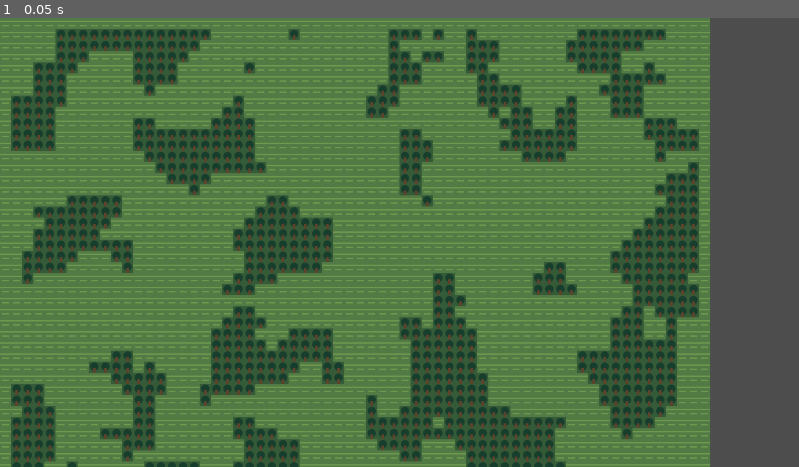
Above: before the commit, frame 1.
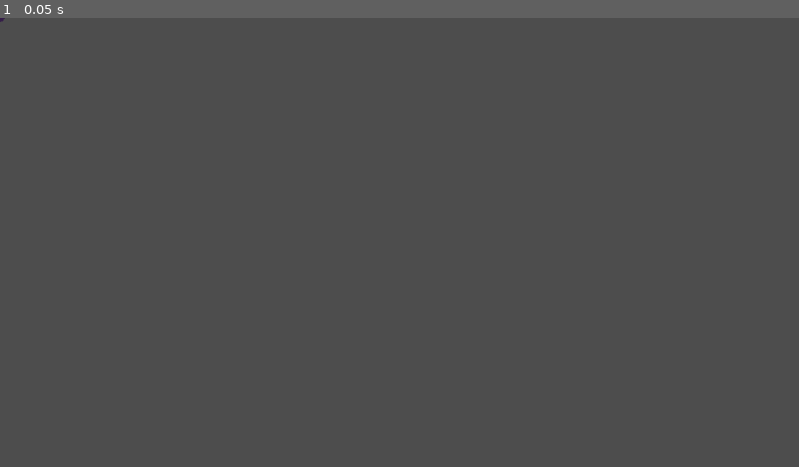
Above: after the commit, the same moment.

Repository: Navdra12/MonsterLineage
Game: Godot game, scene res://scenes/main.tscn
Same seed, same stepped clock (60 frames per second), same inputs: the game is played once before the commit and once after it.
Inputs:
- Up to frame 1 (0.05 s): no input

The runs differ from the first frame. In frame 1, 79% of the frame differs, in the area x 0-89%, y 0-100%.
Error after the commit: Parse Error: Only arrays can specify collection element types. (res://src/genetics/genome.gd:8)

Commit message:
feat: add player creature movement and survival controller

Diff:
--- a/project.godot
+++ b/project.godot
@@ -23,23 +23,23 @@
 
 move_up={
 "deadzone": 0.5,
-"events": []
+"events": [Object(InputEventKey,"physical_keycode":87), Object(InputEventKey,"physical_keycode":4194320)]
 }
 move_down={
 "deadzone": 0.5,
-"events": []
+"events": [Object(InputEventKey,"physical_keycode":83), Object(InputEventKey,"physical_keycode":4194322)]
 }
 move_left={
 "deadzone": 0.5,
-"events": []
+"events": [Object(InputEventKey,"physical_keycode":65), Object(InputEventKey,"physical_keycode":4194319)]
 }
 move_right={
 "deadzone": 0.5,
-"events": []
+"events": [Object(InputEventKey,"physical_keycode":68), Object(InputEventKey,"physical_keycode":4194321)]
 }
 slow_time={
 "deadzone": 0.5,
-"events": []
+"events": [Object(InputEventKey,"physical_keycode":4194325,"location":1)]
 }
 bite={
 "deadzone": 0.5,
--- /dev/null
+++ b/scenes/creature_actor.tscn
@@ -0,0 +1,23 @@
+[gd_scene load_steps=3 format=3]
+
+[ext_resource type="Script" path="res://src/creatures/creature_actor.gd" id="1_actor"]
+
+[sub_resource type="CircleShape2D" id="CircleShape_actor"]
+radius = 5.0
+
+[node name="CreatureActor" type="CharacterBody2D"]
+collision_layer = 4
+collision_mask = 1
+script = ExtResource("1_actor")
+
+[node name="Body" type="Polygon2D" parent="."]
+polygon = PackedVector2Array(-6, -3, -2, -6, 4, -5, 7, 0, 4, 5, -2, 6, -6, 3)
+color = Color(0.21, 0.12, 0.29, 1)
+
+[node name="CollisionShape2D" type="CollisionShape2D" parent="."]
+shape = SubResource("CircleShape_actor")
+
+[node name="Camera2D" type="Camera2D" parent="."]
+enabled = false
+position_smoothing_enabled = true
+position_smoothing_speed = 8.0
--- a/scenes/main.tscn
+++ b/scenes/main.tscn
@@ -1,9 +1,12 @@
-[gd_scene load_steps=3 format=3]
+[gd_scene load_steps=4 format=3]
 
 [ext_resource type="Script" path="res://src/game/main.gd" id="1_main"]
 [ext_resource type="PackedScene" path="res://scenes/world_view.tscn" id="2_world"]
+[ext_resource type="PackedScene" path="res://scenes/creature_actor.tscn" id="3_creature"]
 
 [node name="Main" type="Node"]
 script = ExtResource("1_main")
 
 [node name="WorldView" parent="." instance=ExtResource("2_world")]
+
+[node name="CreatureActor" parent="." instance=ExtResource("3_creature")]
--- /dev/null
+++ b/src/creatures/creature_actor.gd
@@ -0,0 +1,151 @@
+class_name CreatureActor
+extends CharacterBody2D
+## Scene/controller adapter for controller-independent CreatureState data.
+
+signal state_changed(creature_id: StringName)
+signal died(creature_id: StringName)
+signal entered_food(food_id: StringName)
+
+const CreatureStateData = preload("res://src/creatures/creature_state.gd")
+const ZoneStateData = preload("res://src/world/zone_state.gd")
+const BodyPlanData = preload("res://src/data/body_plan_def.gd")
+
+const CELL_SIZE := Vector2(16.0, 16.0)
+const BASE_MOVE_SPEED := 80.0
+const MOVEMENT_ENERGY_COST := 0.75
+const STARVATION_CONDITION_LOSS := 0.20
+const FOOD_ENERGY_FACTOR := 0.50
+const AGE_SPEED_MODIFIERS := {
+	&"hatchling": 0.65,
+	&"juvenile": 0.85,
+	&"adult": 1.0,
+}
+
+var state: CreatureStateData
+var zone: ZoneStateData
+var local_input_enabled := true
+var desired_direction := Vector2.ZERO
+
+var _body_plan: BodyPlanData
+var _death_emitted := false
+
+func bind_state(new_state: CreatureStateData) -> void:
+	state = new_state
+	_body_plan = _resolve_body_plan() if state != null else null
+	_death_emitted = false
+	_check_death()
+
+func bind_zone(new_zone: ZoneStateData) -> void:
+	zone = new_zone
+
+## Controllers other than local input can supply the same normalized movement intent.
+func set_move_direction(direction: Vector2) -> void:
+	desired_direction = direction.limit_length(1.0)
+
+func can_enter_cell(cell_type: StringName) -> bool:
+	if _body_plan == null:
+		return false
+	match cell_type:
+		&"forest_floor", &"burrow_floor":
+			return _has_capability(&"ground_move")
+		&"climbable_wall":
+			return _has_capability(&"wall_crawl")
+		&"small_gap":
+			return _body_plan.size_class <= 1 and _has_capability(&"small_gap")
+		&"tree_block", &"burrow_wall":
+			return false
+	return false
+
+func movement_speed() -> float:
+	if state == null or state.genome == null:
+		return 0.0
+	var genome_speed := maxf(state.genome.get_value(&"move_speed"), 0.0)
+	var age_modifier := float(AGE_SPEED_MODIFIERS.get(state.age_stage, 1.0))
+	return BASE_MOVE_SPEED * genome_speed * age_modifier * _leg_injury_modifier()
+
+func velocity_for_direction(direction: Vector2, delta: float) -> Vector2:
+	if state == null or state.condition <= 0.0:
+		return Vector2.ZERO
+	var intended_velocity := direction.limit_length(1.0) * movement_speed()
+	if zone != null and not intended_velocity.is_zero_approx():
+		if not can_enter_cell(_target_cell_type(intended_velocity, delta)):
+			return Vector2.ZERO
+	return intended_velocity
+
+func advance_survival(delta_seconds: float, is_moving: bool) -> void:
+	if state == null or state.genome == null or delta_seconds <= 0.0:
+		_check_death()
+		return
+	var metabolism := maxf(state.genome.get_value(&"metabolism"), 0.0)
+	state.needs.tick(delta_seconds, metabolism)
+	if is_moving:
+		state.needs.energy = clampf(
+			state.needs.energy - delta_seconds * metabolism * MOVEMENT_ENERGY_COST,
+			0.0,
+			100.0
+		)
+	if state.needs.hunger >= 90.0:
+		state.condition = clampf(
+			state.condition - delta_seconds * STARVATION_CONDITION_LOSS,
+			0.0,
+			100.0
+		)
+	state_changed.emit(state.creature_id)
+	_check_death()
+
+func consume_food(food_id: StringName, nutrition: float) -> void:
+	if state == null:
+		return
+	var useful_nutrition := maxf(nutrition, 0.0)
+	var context_tags: Array[StringName] = []
+	if state.needs.hunger >= 90.0:
+		context_tags.append(&"starvation_save")
+	state.needs.hunger = clampf(state.needs.hunger - useful_nutrition, 0.0, 100.0)
+	state.needs.energy = clampf(
+		state.needs.energy + useful_nutrition * FOOD_ENERGY_FACTOR,
+		0.0,
+		100.0
+	)
+	state.food_memory.record_food(food_id, useful_nutrition, context_tags)
+	entered_food.emit(food_id)
+	state_changed.emit(state.creature_id)
+
+func _physics_process(delta: float) -> void:
+	if local_input_enabled:
+		set_move_direction(Input.get_vector("move_left", "move_right", "move_up", "move_down"))
+	var intended_velocity := velocity_for_direction(desired_direction, delta)
+	advance_survival(delta, not intended_velocity.is_zero_approx())
+	if state == null or state.condition <= 0.0:
+		velocity = Vector2.ZERO
+		return
+	velocity = intended_velocity
+	move_and_slide()
+
+func _target_cell_type(intended_velocity: Vector2, delta: float) -> StringName:
+	var target_position := global_position + intended_velocity * maxf(delta, 0.0)
+	var cell := Vector2i(floori(target_position.x / CELL_SIZE.x), floori(target_position.y / CELL_SIZE.y))
+	return zone.cell_at(cell)
+
+func _resolve_body_plan() -> BodyPlanData:
+	if state.genome == null or state.genome.body_plan_id.is_empty():
+		return null
+	var resource_path := "res://content/body_plans/%s.tres" % state.genome.body_plan_id
+	if not ResourceLoader.exists(resource_path):
+		return null
+	return load(resource_path) as BodyPlanData
+
+func _has_capability(capability: StringName) -> bool:
+	return _body_plan != null and _body_plan.movement_capabilities.has(capability)
+
+func _leg_injury_modifier() -> float:
+	if state == null or not state.injuries.has_injury(&"legs"):
+		return 1.0
+	var injury := state.injuries.get_injury(&"legs")
+	var severity := float(injury.get(&"severity", 0.0))
+	return clampf(1.0 - severity * 0.60, 0.20, 1.0)
+
+func _check_death() -> void:
+	if state == null or _death_emitted or state.condition > 0.0:
+		return
+	_death_emitted = true
+	died.emit(state.creature_id)
--- a/src/game/main.gd
+++ b/src/game/main.gd
@@ -1,18 +1,45 @@
 extends Node
 
 const GameTimeData = preload("res://src/autoload/game_time.gd")
+const CreatureStateData = preload("res://src/creatures/creature_state.gd")
 const ZoneGeneratorData = preload("res://src/world/zone_generator.gd")
+const ZoneStateData = preload("res://src/world/zone_state.gd")
 const WorldViewData = preload("res://src/world/world_view.gd")
+const CreatureActorData = preload("res://src/creatures/creature_actor.gd")
+const PLAYER_SPIDER = preload("res://content/species/player_spider.tres")
+
+const CELL_SIZE := Vector2(16.0, 16.0)
 
 @onready var game_time: GameTimeData = get_node("/root/GameTime")
 @onready var world_view: WorldViewData = $WorldView
+@onready var creature_actor: CreatureActorData = $CreatureActor
+
+var zone: ZoneStateData
+var starting_creature: CreatureStateData
 
 func _ready() -> void:
-	var zone := ZoneGeneratorData.new().generate(424242, 64, 64)
+	zone = ZoneGeneratorData.new().generate(424242, 64, 64)
 	world_view.build_from_state(zone)
+	starting_creature = create_starting_creature()
+	creature_actor.bind_state(starting_creature)
+	creature_actor.bind_zone(zone)
+	creature_actor.position = cell_center(zone.spawn_points[&"player"])
+	creature_actor.get_node("Camera2D").enabled = true
+
+func create_starting_creature() -> CreatureStateData:
+	var creature := CreatureStateData.new()
+	creature.creature_id = &"creature_0001"
+	creature.species_id = PLAYER_SPIDER.id
+	creature.genome = PLAYER_SPIDER.base_genome.clone_genome()
+	creature.age_stage = &"hatchling"
+	return creature
+
+func cell_center(cell: Vector2i) -> Vector2:
+	return Vector2(cell) * CELL_SIZE + CELL_SIZE * 0.5
 
 func _process(_delta: float) -> void:
 	game_time.set_slowed(Input.is_action_pressed("slow_time"))
 
 func _exit_tree() -> void:
-	Engine.time_scale = 1.0
+	if is_instance_valid(game_time):
+		game_time.set_slowed(false)
--- a/tests/run_all.gd
+++ b/tests/run_all.gd
@@ -6,6 +6,7 @@
         preload("res://tests/test_genome.gd"),
         preload("res://tests/test_creature_state.gd"),
 	preload("res://tests/test_zone_generator.gd"),
+	preload("res://tests/test_ui_models.gd"),
 ]
 
 func _initialize() -> void:
@@ -28,6 +29,11 @@
                 suite.RngService = rng_service
                 if _has_property(suite, &"LocaleService"):
                         suite.LocaleService = locale_service
+                if _has_property(suite, &"RegisteredSuitePaths"):
+                        var suite_paths: Array[String] = []
+                        for registered_script: Script in SUITE_SCRIPTS:
+                                suite_paths.append(registered_script.resource_path)
+                        suite.RegisteredSuitePaths = suite_paths
                 suite.run()
                 for failure in suite.failures:
                         failures.append("%s: %s" % [suite_script.resource_path, failure])
--- /dev/null
+++ b/tests/test_ui_models.gd
@@ -0,0 +1,223 @@
+extends "res://tests/test_case.gd"
+
+const ACTOR_SCRIPT_PATH := "res://src/creatures/creature_actor.gd"
+const CreatureStateData = preload("res://src/creatures/creature_state.gd")
+const ZoneGeneratorData = preload("res://src/world/zone_generator.gd")
+const ZoneStateData = preload("res://src/world/zone_state.gd")
+const PLAYER_SPIDER = preload("res://content/species/player_spider.tres")
+const SCARABKIN = preload("res://content/species/scarabkin.tres")
+const MAIN_SCENE = preload("res://scenes/main.tscn")
+
+var RegisteredSuitePaths: Array[String] = []
+var _actor_script: Script
+var _actors: Array[Node] = []
+
+func run() -> void:
+	_test_existing_suites_remain_registered()
+	if not ResourceLoader.exists(ACTOR_SCRIPT_PATH):
+		assert_true(false, "Task 6 requires the CreatureActor controller adapter")
+		return
+	_actor_script = load(ACTOR_SCRIPT_PATH) as Script
+	if _actor_script == null or not _actor_script.can_instantiate():
+		assert_true(false, "CreatureActor must compile and instantiate")
+		return
+	_test_body_plan_capability_traversal()
+	_test_movement_uses_semantic_target_cells_and_normalized_direction()
+	_test_movement_speed_uses_genome_age_and_leg_injury()
+	_test_needs_progress_and_movement_costs_extra_energy()
+	_test_starvation_damages_condition()
+	_test_food_consumption_updates_needs_and_memory()
+	_test_starvation_food_memory_is_stronger()
+	_test_death_emits_once()
+	_test_creature_state_remains_controller_independent()
+	_test_main_spawns_an_individual_spider_at_the_semantic_spawn()
+	_test_required_input_bindings()
+	_free_actors()
+
+func _test_existing_suites_remain_registered() -> void:
+	var required: Array[String] = [
+		"res://tests/test_rng_service.gd",
+		"res://tests/test_localization_and_naming.gd",
+		"res://tests/test_genome.gd",
+		"res://tests/test_creature_state.gd",
+		"res://tests/test_zone_generator.gd",
+	]
+	for suite_path: String in required:
+		assert_true(RegisteredSuitePaths.has(suite_path), "full runner preserves suite %s" % suite_path)
+
+func _test_body_plan_capability_traversal() -> void:
+	var spider: Variant = _creature_from_species(PLAYER_SPIDER, &"spider_test", &"hatchling")
+	var spider_actor: Variant = _new_actor(spider)
+	for floor_type: StringName in [&"forest_floor", &"burrow_floor", &"climbable_wall", &"small_gap"]:
+		assert_true(spider_actor.can_enter_cell(floor_type), "hatchling spider enters %s" % floor_type)
+	for blocked_type: StringName in [&"tree_block", &"burrow_wall"]:
+		assert_true(not spider_actor.can_enter_cell(blocked_type), "spider cannot enter %s" % blocked_type)
+
+	var scarabkin: Variant = _creature_from_species(SCARABKIN, &"scarab_test", &"adult")
+	var scarab_actor: Variant = _new_actor(scarabkin)
+	assert_true(not scarab_actor.can_enter_cell(&"small_gap"), "scarabkin lacks the small-gap capability despite size class one")
+
+	var data_driven: Variant = _creature_from_species(PLAYER_SPIDER, &"data_driven", &"adult")
+	data_driven.species_id = &"not_a_spider_species"
+	var data_actor: Variant = _new_actor(data_driven)
+	assert_true(data_actor.can_enter_cell(&"climbable_wall"), "traversal follows body-plan data rather than species-name branching")
+
+func _test_movement_speed_uses_genome_age_and_leg_injury() -> void:
+	var creature: Variant = _creature_from_species(PLAYER_SPIDER, &"speed_test", &"adult")
+	var actor: Variant = _new_actor(creature)
+	var baseline: float = actor.movement_speed()
+	creature.genome.set_value(&"move_speed", 1.5)
+	var fast: float = actor.movement_speed()
+	assert_true(fast > baseline, "higher move_speed genome trait raises actor speed")
+	creature.age_stage = &"hatchling"
+	var hatchling: float = actor.movement_speed()
+	assert_true(hatchling < fast, "hatchling age modifier lowers movement speed")
+	creature.age_stage = &"adult"
+	var movement_effects: Array[StringName] = [&"impaired_movement"]
+	creature.injuries.set_injury(&"legs", 0.8, movement_effects)
+	assert_true(actor.movement_speed() < fast, "leg injury lowers movement speed")
+
+func _test_movement_uses_semantic_target_cells_and_normalized_direction() -> void:
+	var creature: Variant = _creature_from_species(PLAYER_SPIDER, &"semantic_mover", &"adult")
+	var actor: Variant = _new_actor(creature)
+	if not actor.has_method(&"velocity_for_direction"):
+		assert_true(false, "movement exposes the semantic velocity calculation used by physics")
+		return
+	var zone := ZoneStateData.new()
+	zone.resize(2, 2, &"forest_floor")
+	actor.bind_zone(zone)
+	actor.position = Vector2(8, 8)
+	var diagonal: Vector2 = actor.velocity_for_direction(Vector2(1, 1), 0.05)
+	assert_true(is_equal_approx(diagonal.length(), actor.movement_speed()), "directional movement is normalized")
+	zone.set_cell(Vector2i(1, 0), &"tree_block")
+	assert_eq(actor.velocity_for_direction(Vector2.RIGHT, 0.25), Vector2.ZERO, "semantic tree target blocks movement")
+	zone.set_cell(Vector2i(1, 0), &"climbable_wall")
+	assert_true(actor.velocity_for_direction(Vector2.RIGHT, 0.25).x > 0.0, "wall-crawl capability permits semantic climbable-wall movement")
+	zone.set_cell(Vector2i(1, 0), &"small_gap")
+	assert_true(actor.velocity_for_direction(Vector2.RIGHT, 0.25).x > 0.0, "small-gap capability permits semantic gap movement")
+
+func _test_needs_progress_and_movement_costs_extra_energy() -> void:
+	var resting: Variant = _creature_from_species(PLAYER_SPIDER, &"resting", &"adult")
+	var moving: Variant = _creature_from_species(PLAYER_SPIDER, &"moving", &"adult")
+	var resting_actor: Variant = _new_actor(resting)
+	var moving_actor: Variant = _new_actor(moving)
+	resting_actor.advance_survival(2.0, false)
+	moving_actor.advance_survival(2.0, true)
+	assert_true(resting.needs.hunger > 0.0, "physics survival progression raises hunger")
+	assert_true(resting.needs.energy < 100.0, "physics survival progression drains energy")
+	assert_true(moving.needs.energy < resting.needs.energy, "movement costs additional energy")
+
+func _test_starvation_damages_condition() -> void:
+	var creature: Variant = _creature_from_species(PLAYER_SPIDER, &"starving", &"adult")
+	creature.needs.hunger = 90.0
+	var actor: Variant = _new_actor(creature)
+	actor.advance_survival(3.0, false)
+	assert_true(creature.condition < 100.0, "hunger at or above ninety gradually damages condition")
+
+func _test_food_consumption_updates_needs_and_memory() -> void:
+	var creature: Variant = _creature_from_species(PLAYER_SPIDER, &"eater", &"adult")
+	creature.needs.hunger = 70.0
+	creature.needs.energy = 25.0
+	var actor: Variant = _new_actor(creature)
+	actor.consume_food(&"field_cricket", 12.0)
+	assert_eq(creature.needs.hunger, 58.0, "nutrition reduces hunger")
+	assert_true(creature.needs.energy > 25.0, "nutrition restores energy")
+	assert_eq(creature.food_memory.get_entry(&"field_cricket").exposure, 1, "eating records FoodMemory exposure")
+	assert_true(creature.food_memory.get_preference(&"field_cricket") > 0.0, "nutritious food records positive memory")
+
+func _test_starvation_food_memory_is_stronger() -> void:
+	var ordinary: Variant = _creature_from_species(PLAYER_SPIDER, &"ordinary_eater", &"adult")
+	var starving: Variant = _creature_from_species(PLAYER_SPIDER, &"starving_eater", &"adult")
+	ordinary.needs.hunger = 50.0
+	starving.needs.hunger = 95.0
+	var ordinary_actor: Variant = _new_actor(ordinary)
+	var starving_actor: Variant = _new_actor(starving)
+	ordinary_actor.consume_food(&"field_cricket", 5.0)
+	starving_actor.consume_food(&"field_cricket", 5.0)
+	assert_true(starving.food_memory.get_preference(&"field_cricket") > ordinary.food_memory.get_preference(&"field_cricket"), "starvation-save eating produces stronger positive food memory")
+
+func _test_death_emits_once() -> void:
+	var creature: Variant = _creature_from_species(PLAYER_SPIDER, &"doomed", &"adult")
+	var actor: Variant = _new_actor(creature)
+	var observed: Dictionary = {&"count": 0, &"id": StringName()}
+	actor.died.connect(func(creature_id: StringName) -> void:
+		observed[&"count"] = int(observed[&"count"]) + 1
+		observed[&"id"] = creature_id
+	)
+	creature.condition = 0.0
+	actor.advance_survival(1.0, false)
+	actor.advance_survival(1.0, false)
+	assert_eq(observed[&"count"], 1, "death signal is not emitted repeatedly")
+	assert_eq(observed[&"id"], &"doomed", "death signal carries stable creature identity")
+
+func _test_creature_state_remains_controller_independent() -> void:
+	var creature := CreatureStateData.new()
+	var forbidden: Array[StringName] = [
+		&"player_number", &"player1", &"player2", &"peer_id", &"network_peer_id",
+		&"network_owner", &"input", &"camera", &"ui", &"controller", &"ownership",
+	]
+	var properties: Array[StringName] = []
+	for property: Dictionary in creature.get_property_list():
+		properties.append(property.name)
+	for property_name: StringName in forbidden:
+		assert_true(not properties.has(property_name), "CreatureState excludes controller/ownership field %s" % property_name)
+
+func _test_main_spawns_an_individual_spider_at_the_semantic_spawn() -> void:
+	var main: Variant = MAIN_SCENE.instantiate()
+	var actor: Variant = main.get_node_or_null("CreatureActor")
+	assert_true(actor != null, "Main instantiates one CreatureActor")
+	if not main.has_method(&"create_starting_creature") or not main.has_method(&"cell_center"):
+		assert_true(false, "Main exposes its pure starting-creature and spawn-coordinate composition")
+		main.free()
+		return
+	var creature: Variant = main.create_starting_creature()
+	if actor != null:
+		assert_eq(creature.creature_id, &"creature_0001", "spawned creature has stable controller-neutral identity")
+		assert_true(not String(creature.creature_id).contains("player"), "creature identity does not encode player ownership")
+		assert_eq(creature.species_id, &"player_spider", "spawned creature has stable species identity")
+		assert_eq(creature.age_stage, &"hatchling", "spawned creature starts as hatchling")
+		assert_true(creature.genome != PLAYER_SPIDER.base_genome, "spawn clones rather than mutating shared species genome")
+		var zone: Variant = ZoneGeneratorData.new().generate(424242, 64, 64)
+		var expected_position := Vector2(zone.spawn_points[&"player"] * 16) + Vector2(8, 8)
+		assert_eq(main.cell_center(zone.spawn_points[&"player"]), expected_position, "Main maps semantic spawn cells to 16x16 cell centers")
+	main.free()
+
+func _test_required_input_bindings() -> void:
+	_assert_action_keys(&"move_up", [KEY_W, KEY_UP])
+	_assert_action_keys(&"move_down", [KEY_S, KEY_DOWN])
+	_assert_action_keys(&"move_left", [KEY_A, KEY_LEFT])
+	_assert_action_keys(&"move_right", [KEY_D, KEY_RIGHT])
+	_assert_action_keys(&"slow_time", [KEY_SHIFT])
+	var left_shift_found := false
+	for event: InputEvent in InputMap.action_get_events(&"slow_time"):
+		if event is InputEventKey:
+			var key_event := event as InputEventKey
+			left_shift_found = left_shift_found or (key_event.physical_keycode == KEY_SHIFT and key_event.location == 1)
+	assert_true(left_shift_found, "slow_time is bound specifically to Left Shift")
+
+func _assert_action_keys(action: StringName, expected_keys: Array) -> void:
+	var actual: Array = []
+	for event: InputEvent in InputMap.action_get_events(action):
+		if event is InputEventKey:
+			actual.append((event as InputEventKey).physical_keycode)
+	for expected: Key in expected_keys:
+		assert_true(actual.has(expected), "%s includes physical key %s" % [action, expected])
+
+func _creature_from_species(species: Resource, creature_id: StringName, age_stage: StringName) -> Variant:
+	var creature := CreatureStateData.new()
+	creature.creature_id = creature_id
+	creature.species_id = species.id
+	creature.genome = species.base_genome.clone_genome()
+	creature.age_stage = age_stage
+	return creature
+
+func _new_actor(creature: Variant) -> Variant:
+	var actor: Node = _actor_script.new()
+	actor.bind_state(creature)
+	_actors.append(actor)
+	return actor
+
+func _free_actors() -> void:
+	for actor: Node in _actors:
+		actor.free()
+	_actors.clear()
Not shown, added: src/creatures/creature_actor.gd.uid
Not shown, added: tests/test_ui_models.gd.uid
